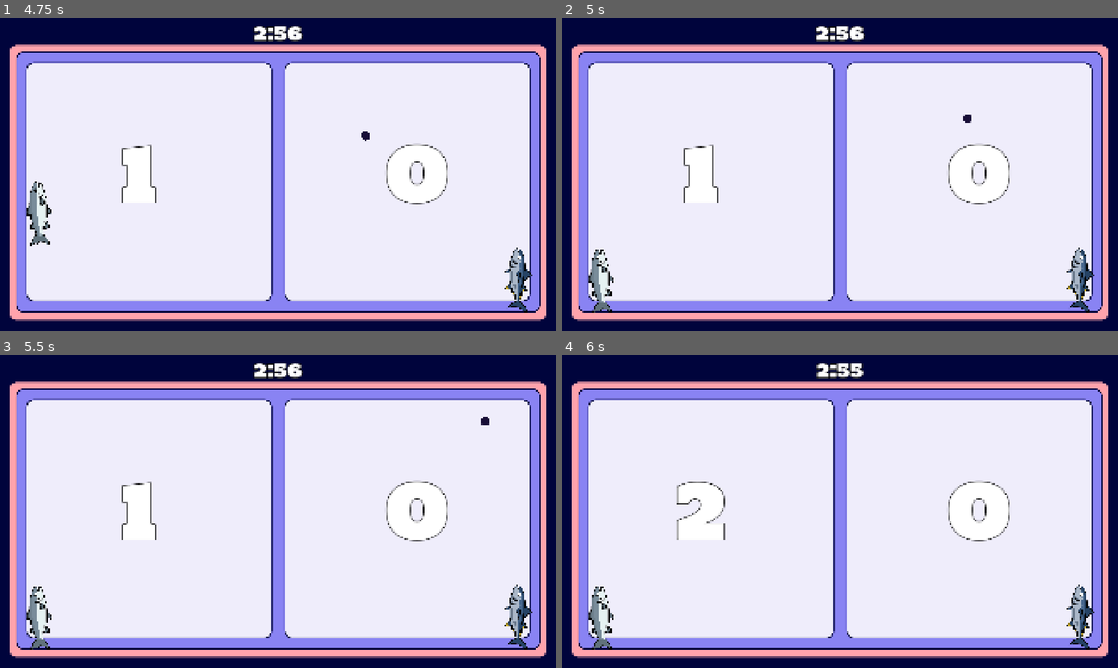
Above: before the commit, frames 1-4 (two rows, left to right).
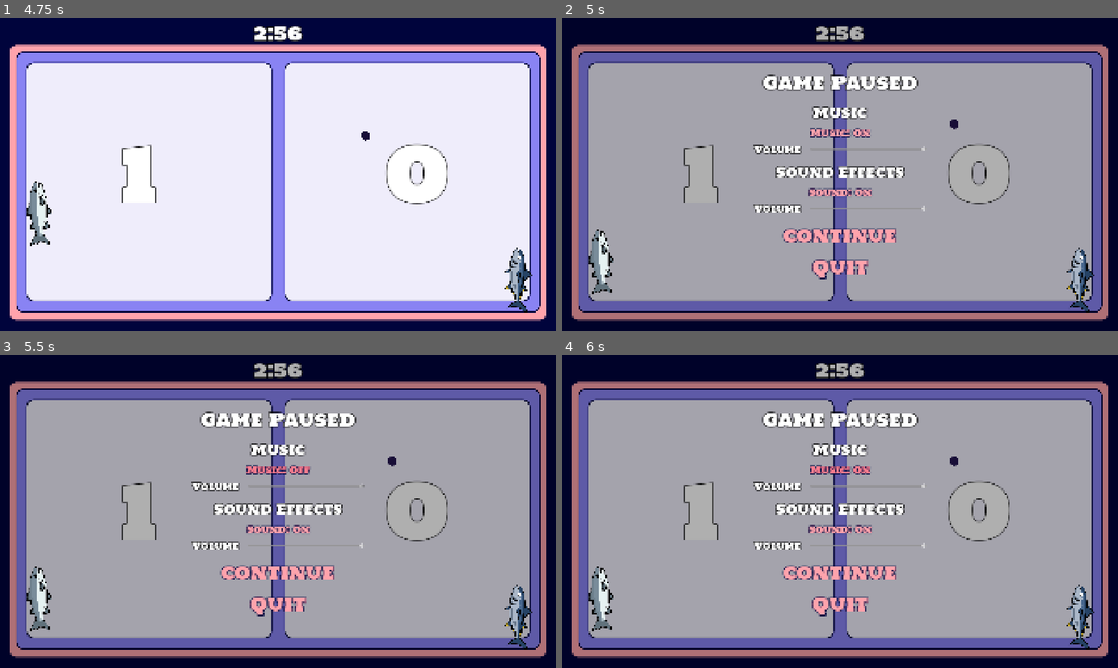
Above: after the commit, the same moments.

Repository: Jurinich/GDSG-WS-semester-project
Game: Godot game, scene res://scenes/main_menu.tscn
Two runs of this game, one before a commit and one after it. Both use one fixed random seed, a clock stepped at 60 frames per second and the inputs below.
Inputs (mouse positions are in pixels of both pictures, inside the frame that each line leads up to):
- Up to frame 1 (4.75 s): click "Start Game" at 0.5 s; tap Enter at 1.25 s; move the mouse to (400, 158) at 1.27 s; hold W (upP1) 1.28-2.03 s; hold Down (downP2) 1.28-2.03 s; move the mouse to (166, 190) at 2.02 s; hold S (downP1) 2.03-2.78 s; tap Up (upP2) at 2.1, 3.6 s; move the mouse to (333, 105) at 2.77 s; hold Down (downP2) 2.78-3.53 s; hold W (upP1) 2.78-4.28 s; move the mouse to (250, 237) at 3.52 s; move the mouse to (444, 221) at 4.27 s; hold S (downP1) from 4.28 s (still down); hold Down (downP2) from 4.28 s (still down)
- Up to frame 2 (5 s): keep holding S (downP1); keep holding Down (downP2); tap Escape (Pause, bound only after the commit) at 4.9 s
- Up to frame 3 (5.5 s): release S (downP1) at 5 s; release Down (downP2) at 5 s; click (278, 470) at 5 s, where only the run after the commit has a clickable "Music: On"
- Up to frame 4 (6 s): click (840, 470) at 5.75 s, where only the run after the commit has a clickable "Music: Off"

Frame 1 is identical in both runs. In frame 2, 82% of the frame differs, in the area x 1-99%, y 2-97%; in frame 3, 82%; in frame 4, 82%.

Commit message:
simple pause menu

Diff:
--- a/gdsg-semester-project-w-2025-/project.godot
+++ b/gdsg-semester-project-w-2025-/project.godot
@@ -113,3 +113,8 @@
 "events": [Object(InputEventJoypadButton,"resource_local_to_scene":false,"resource_name":"","device":-1,"button_index":2,"pressure":0.0,"pressed":true,"script":null)
 ]
 }
+Pause={
+"deadzone": 0.2,
+"events": [Object(InputEventKey,"resource_local_to_scene":false,"resource_name":"","device":0,"window_id":0,"alt_pressed":false,"shift_pressed":false,"ctrl_pressed":false,"meta_pressed":false,"pressed":false,"keycode":0,"physical_keycode":4194305,"key_label":0,"unicode":0,"location":0,"echo":false,"script":null)
+]
+}
--- a/gdsg-semester-project-w-2025-/scenes/game.tscn
+++ b/gdsg-semester-project-w-2025-/scenes/game.tscn
@@ -11,6 +11,7 @@
 [ext_resource type="Theme" uid="uid://dfhebtip2k3k3" path="res://new_theme.tres" id="5_dinhu"]
 [ext_resource type="Script" uid="uid://c0n866wxrwtu6" path="res://scripts/score_label.gd" id="6_p57ef"]
 [ext_resource type="Script" uid="uid://cj72ehiqj5b7e" path="res://scripts/effect_timer_manager.gd" id="7_oaba0"]
+[ext_resource type="PackedScene" uid="uid://s7q2kt7ir0v0" path="res://scenes/pause_menu.tscn" id="8_458eo"]
 [ext_resource type="Script" uid="uid://c0uvs62o1qka0" path="res://scripts/kitten_paw_spawner.gd" id="11_kvpfn"]
 [ext_resource type="PackedScene" uid="uid://cwwdjsm2bpjkx" path="res://scenes/kitten_paw.tscn" id="12_dinhu"]
 [ext_resource type="Script" uid="uid://b2oe7fsd38rx1" path="res://scripts/items/item_spawner.gd" id="13_ca42v"]
@@ -252,6 +253,9 @@
 alignment = 2
 script = ExtResource("7_oaba0")
 
+[node name="PauseMenu" parent="ForegroundUILayer" unique_id=1402068368 instance=ExtResource("8_458eo")]
+visible = false
+
 [node name="BackgroundLayer" type="CanvasLayer" parent="." unique_id=1144167311]
 layer = -2
 
--- /dev/null
+++ b/gdsg-semester-project-w-2025-/scenes/pause_menu.tscn
@@ -0,0 +1,145 @@
+[gd_scene format=3 uid="uid://s7q2kt7ir0v0"]
+
+[ext_resource type="Theme" uid="uid://dfhebtip2k3k3" path="res://new_theme.tres" id="1_n87rw"]
+[ext_resource type="Script" uid="uid://cdixmj78exahn" path="res://scripts/pause_menu.gd" id="2_kukqi"]
+[ext_resource type="Script" uid="uid://cdujq8dwum32i" path="res://scripts/buttonsound_extension.gd" id="2_myx47"]
+
+[node name="PauseMenu" type="Control" unique_id=1402068368]
+process_mode = 2
+layout_mode = 3
+anchors_preset = 15
+anchor_right = 1.0
+anchor_bottom = 1.0
+grow_horizontal = 2
+grow_vertical = 2
+theme = ExtResource("1_n87rw")
+script = ExtResource("2_kukqi")
+
+[node name="Backdrop" type="ColorRect" parent="." unique_id=1156329226]
+layout_mode = 1
+anchors_preset = 15
+anchor_right = 1.0
+anchor_bottom = 1.0
+grow_horizontal = 2
+grow_vertical = 2
+color = Color(0, 0, 0, 0.3137255)
+
+[node name="content" type="VBoxContainer" parent="." unique_id=2027556061]
+layout_mode = 1
+anchors_preset = 8
+anchor_left = 0.5
+anchor_top = 0.5
+anchor_right = 0.5
+anchor_bottom = 0.5
+offset_left = -707.5
+offset_top = -316.0
+offset_right = 707.5
+offset_bottom = 316.0
+grow_horizontal = 2
+grow_vertical = 2
+
+[node name="heading" type="Label" parent="content" unique_id=1775497830]
+layout_mode = 2
+theme = ExtResource("1_n87rw")
+theme_override_font_sizes/font_size = 64
+text = "Game Paused"
+horizontal_alignment = 1
+vertical_alignment = 1
+
+[node name="HSeparator" type="HSeparator" parent="content" unique_id=1646543216]
+layout_mode = 2
+size_flags_vertical = 3
+
+[node name="heading2" type="Label" parent="content" unique_id=800882131]
+layout_mode = 2
+theme = ExtResource("1_n87rw")
+theme_override_font_sizes/font_size = 48
+text = "Music"
+horizontal_alignment = 1
+vertical_alignment = 1
+
+[node name="Button2" type="Button" parent="content" unique_id=1675805832]
+layout_mode = 2
+theme = ExtResource("1_n87rw")
+theme_override_font_sizes/font_size = 32
+text = "Music: On"
+script = ExtResource("2_myx47")
+
+[node name="HBoxContainer" type="HBoxContainer" parent="content" unique_id=1378527678]
+layout_mode = 2
+size_flags_horizontal = 4
+
+[node name="text" type="Label" parent="content/HBoxContainer" unique_id=1442203090]
+layout_mode = 2
+theme = ExtResource("1_n87rw")
+theme_override_font_sizes/font_size = 32
+text = "Volume   "
+horizontal_alignment = 1
+vertical_alignment = 1
+
+[node name="HSlider" type="HSlider" parent="content/HBoxContainer" unique_id=1436860628]
+custom_minimum_size = Vector2(400, 0)
+layout_mode = 2
+size_flags_horizontal = 4
+size_flags_vertical = 4
+value = 100.0
+
+[node name="HSeparator3" type="HSeparator" parent="content" unique_id=1159428512]
+layout_mode = 2
+size_flags_vertical = 3
+
+[node name="heading3" type="Label" parent="content" unique_id=787974712]
+layout_mode = 2
+theme = ExtResource("1_n87rw")
+theme_override_font_sizes/font_size = 48
+text = "Sound Effects"
+horizontal_alignment = 1
+vertical_alignment = 1
+
+[node name="Button" type="Button" parent="content" unique_id=878951999]
+layout_mode = 2
+theme = ExtResource("1_n87rw")
+theme_override_font_sizes/font_size = 32
+text = "Sound: On"
+script = ExtResource("2_myx47")
+
+[node name="HBoxContainer2" type="HBoxContainer" parent="content" unique_id=1411531107]
+layout_mode = 2
+size_flags_horizontal = 4
+
+[node name="text" type="Label" parent="content/HBoxContainer2" unique_id=1223571521]
+layout_mode = 2
+theme = ExtResource("1_n87rw")
+theme_override_font_sizes/font_size = 32
+text = "Volume   "
+horizontal_alignment = 1
+vertical_alignment = 1
+
+[node name="HSlider" type="HSlider" parent="content/HBoxContainer2" unique_id=1787369541]
+custom_minimum_size = Vector2(400, 0)
+layout_mode = 2
+size_flags_horizontal = 4
+size_flags_vertical = 4
+value = 100.0
+
+[node name="HSeparator2" type="HSeparator" parent="content" unique_id=1826009328]
+layout_mode = 2
+size_flags_vertical = 3
+
+[node name="ContinueButton" type="Button" parent="content" unique_id=1968078453]
+custom_minimum_size = Vector2(300, 100)
+layout_mode = 2
+size_flags_vertical = 8
+theme = ExtResource("1_n87rw")
+theme_override_font_sizes/font_size = 64
+text = "continue"
+script = ExtResource("2_myx47")
+
+[node name="QuitButton" type="Button" parent="content" unique_id=108659657]
+custom_minimum_size = Vector2(300, 100)
+layout_mode = 2
+size_flags_vertical = 8
+theme = ExtResource("1_n87rw")
+theme_override_font_sizes/font_size = 64
+text = "Quit"
+script = ExtResource("2_myx47")
--- a/gdsg-semester-project-w-2025-/scripts/game_controller.gd
+++ b/gdsg-semester-project-w-2025-/scripts/game_controller.gd
@@ -1,6 +1,7 @@
 extends Node2D
 
 @onready var time_label: Label = $ForegroundUILayer/TimeLabel
+@onready var pause_menu: Control = $ForegroundUILayer/PauseMenu
 @export var game_duration: int = 180
 
 var cur_game_time: int
@@ -24,3 +25,9 @@
 	var minute = cur_game_time / 60
 	var second = cur_game_time % 60
 	time_label.text = str(minute) + ":" + ("%02d" % second)
+
+func _unhandled_input(event):
+	if event.is_action_pressed("Pause"):
+		get_tree().paused = true
+		pause_menu.show()
+		get_viewport().set_input_as_handled()
--- /dev/null
+++ b/gdsg-semester-project-w-2025-/scripts/pause_menu.gd
@@ -0,0 +1,71 @@
+extends Control
+
+@onready var sound_slider: HSlider = $content/HBoxContainer2/HSlider
+@onready var music_slider: HSlider = $content/HBoxContainer/HSlider
+@onready var sound_button: Button = $content/Button
+@onready var music_button: Button = $content/Button2
+@onready var quit_button: Button = $content/QuitButton
+@onready var continue_button: Button = $content/ContinueButton
+
+func _ready():
+	init_music()
+	init_sound()
+	quit_button.pressed.connect(_on_quit_button_pressed);
+	continue_button.pressed.connect(_on_continue);
+	sound_button.pressed.connect(sound_button_pressed);
+	music_button.pressed.connect(music_button_pressed);
+	sound_slider.drag_ended.connect(on_sound_slider_drag_end);
+	music_slider.drag_ended.connect(on_music_slider_drag_end);
+
+func _on_quit_button_pressed():
+	get_tree().paused = false
+	get_tree().change_scene_to_file("res://scenes/main_menu.tscn")
+
+func _on_continue():
+	get_tree().paused = false
+	hide()
+
+func _unhandled_input(event):
+	if event.is_action_pressed("Pause"):
+		_on_continue()
+		get_viewport().set_input_as_handled()
+
+func sound_button_pressed():
+	if GameManager.sound_vol == 0:
+		GameManager.change_sound(100)
+		sound_slider.editable = true
+		sound_button.text = "Sound: On"
+	else:
+		GameManager.change_sound(0)
+		sound_slider.editable = false
+		sound_button.text = "Sound: Off"
+
+func music_button_pressed():
+	if GameManager.music_vol == 0:
+		GameManager.change_music(100)
+		music_slider.editable = true
+		music_button.text = "Music: On"
+	else:
+		GameManager.change_music(0)
+		music_slider.editable = false
+		music_button.text = "Music: Off"
+
+func on_sound_slider_drag_end(_unused):
+	GameManager.change_sound(int(sound_slider.value))
+
+func on_music_slider_drag_end(_unused):
+	GameManager.change_music(int(music_slider.value))
+
+func init_music():
+	if (GameManager.music_vol <= 0):
+		music_slider.editable = false
+		music_button.text = "Music: Off"
+		return
+	music_slider.value = GameManager.music_vol
+
+func init_sound():
+	if (GameManager.sound_vol <= 0):
+		sound_slider.editable = false
+		sound_button.text = "Sound: Off"
+		return
+	sound_slider.value = GameManager.sound_vol
Not shown, added: gdsg-semester-project-w-2025-/scripts/pause_menu.gd.uid
